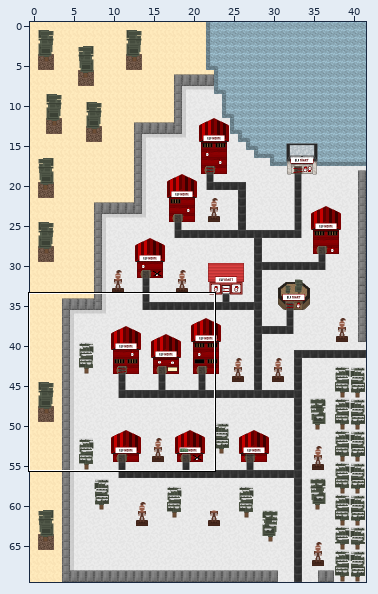
Tiled map, stored at map-dev/maps/tumble_woods_oop.tmx. The picture above shows the old version from afar; the outline marks the close-up.
Close-up. As it was:
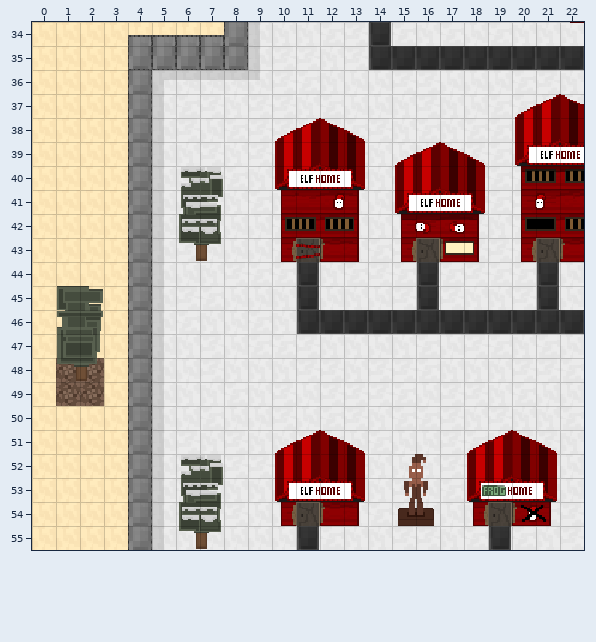
Cells are 16x16 px. Shown: x 0..22, y 34..55. The commit also changed other parts of the map, which this record leaves out.
Now the later version:
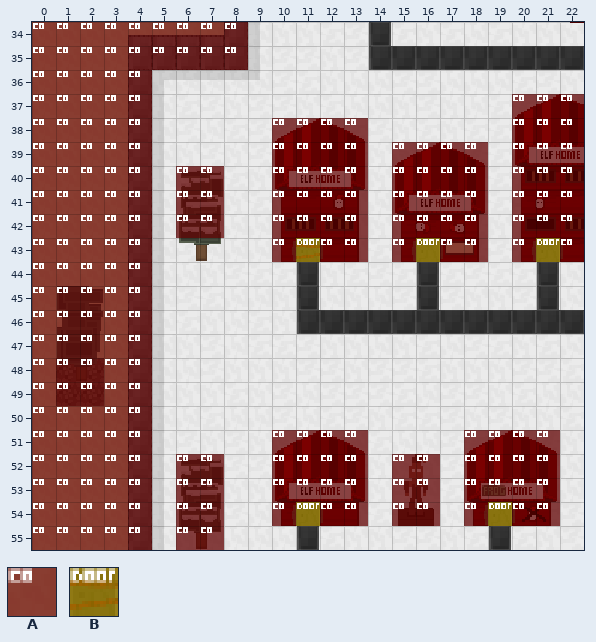
Key: from "collision-tileset": A 1, B 2.
_ is an empty cell.
Tiles of an added or newly shown layer are drawn over the layers below it.
See-through tiles are keyed as they look on the map.
Diff:
{"where": "layer \"Collision\" (now shown)"}
{"y":34,"x":0,"old":"_________","new":"AAAAAAAAA"}
{"y":35,"x":0,"old":"_________","new":"AAAAAAAAA"}
{"y":36,"x":0,"old":"_____","new":"AAAAA"}
{"y":37,"x":0,"old":"_____","new":"AAAAA"}
{"y":37,"x":20,"old":"___","new":"AAA"}
{"y":38,"x":0,"old":"_____","new":"AAAAA"}
{"y":38,"x":10,"old":"____","new":"AAAA"}
{"y":38,"x":20,"old":"___","new":"AAA"}
{"y":39,"x":0,"old":"_____","new":"AAAAA"}
{"y":39,"x":10,"old":"____","new":"AAAA"}
{"y":39,"x":15,"old":"____","new":"AAAA"}
{"y":39,"x":20,"old":"___","new":"AAA"}
{"y":40,"x":0,"old":"_____","new":"AAAAA"}
{"y":40,"x":6,"old":"__","new":"AA"}
{"y":40,"x":10,"old":"____","new":"AAAA"}
{"y":40,"x":15,"old":"____","new":"AAAA"}
{"y":40,"x":20,"old":"___","new":"AAA"}
{"y":41,"x":0,"old":"_____","new":"AAAAA"}
{"y":41,"x":6,"old":"__","new":"AA"}
{"y":41,"x":10,"old":"____","new":"AAAA"}
{"y":41,"x":15,"old":"____","new":"AAAA"}
{"y":41,"x":20,"old":"___","new":"AAA"}
{"y":42,"x":0,"old":"_____","new":"AAAAA"}
{"y":42,"x":6,"old":"__","new":"AA"}
{"y":42,"x":10,"old":"____","new":"AAAA"}
{"y":42,"x":15,"old":"____","new":"AAAA"}
{"y":42,"x":20,"old":"___","new":"AAA"}
{"y":43,"x":0,"old":"_____","new":"AAAAA"}
{"y":43,"x":10,"old":"____","new":"ABAA"}
{"y":43,"x":15,"old":"____","new":"ABAA"}
{"y":43,"x":20,"old":"___","new":"ABA"}
{"y":44,"x":0,"old":"_____","new":"AAAAA"}
{"y":45,"x":0,"old":"_____","new":"AAAAA"}
{"y":46,"x":0,"old":"_____","new":"AAAAA"}
{"y":47,"x":0,"old":"_____","new":"AAAAA"}
{"y":48,"x":0,"old":"_____","new":"AAAAA"}
{"y":49,"x":0,"old":"_____","new":"AAAAA"}
{"y":50,"x":0,"old":"_____","new":"AAAAA"}
{"y":51,"x":0,"old":"_____","new":"AAAAA"}
{"y":51,"x":10,"old":"____","new":"AAAA"}
{"y":51,"x":18,"old":"____","new":"AAAA"}
{"y":52,"x":0,"old":"_____","new":"AAAAA"}
{"y":52,"x":6,"old":"__","new":"AA"}
{"y":52,"x":10,"old":"____","new":"AAAA"}
{"y":52,"x":15,"old":"__","new":"AA"}
{"y":52,"x":18,"old":"____","new":"AAAA"}
{"y":53,"x":0,"old":"_____","new":"AAAAA"}
{"y":53,"x":6,"old":"__","new":"AA"}
{"y":53,"x":10,"old":"____","new":"AAAA"}
{"y":53,"x":15,"old":"__","new":"AA"}
{"y":53,"x":18,"old":"____","new":"AAAA"}
{"y":54,"x":0,"old":"_____","new":"AAAAA"}
{"y":54,"x":6,"old":"__","new":"AA"}
{"y":54,"x":10,"old":"____","new":"ABAA"}
{"y":54,"x":15,"old":"__","new":"AA"}
{"y":54,"x":18,"old":"____","new":"ABAA"}
{"y":55,"x":0,"old":"_____","new":"AAAAA"}
{"y":55,"x":6,"old":"__","new":"AA"}
{"label":"added","picture_box":[32,22,248,550]}
{"label":"added","picture_box":[512,94,584,262]}
{"label":"added","picture_box":[272,118,368,262]}
{"label":"added","picture_box":[392,142,488,262]}
{"label":"added","picture_box":[272,430,368,526]}
{"label":"added","picture_box":[464,430,560,526]}
{"label":"added","picture_box":[392,454,440,526]}
